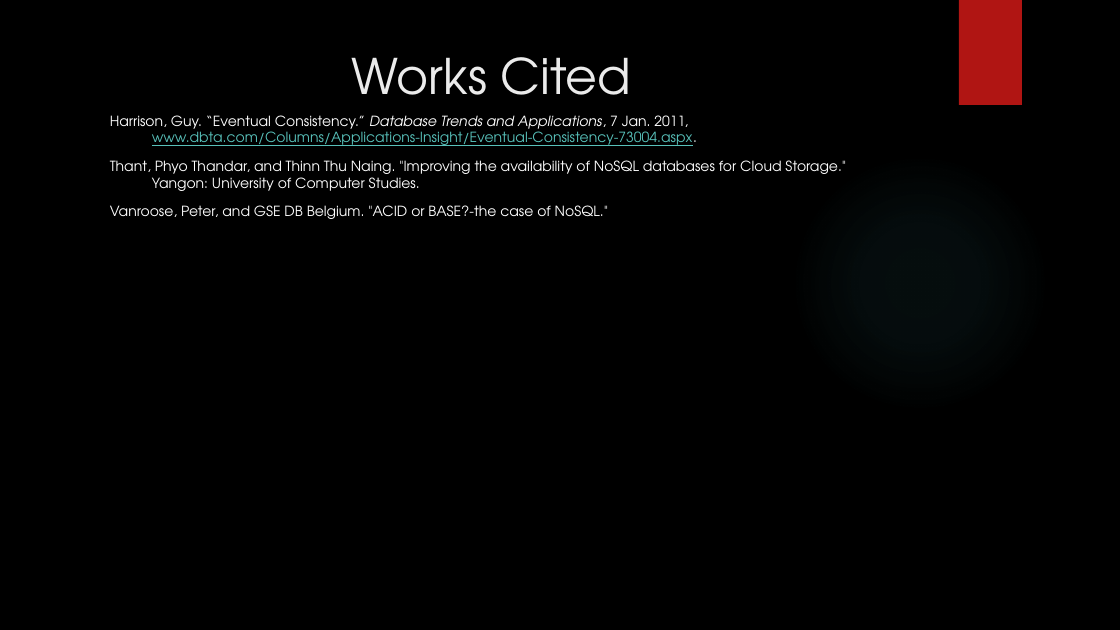
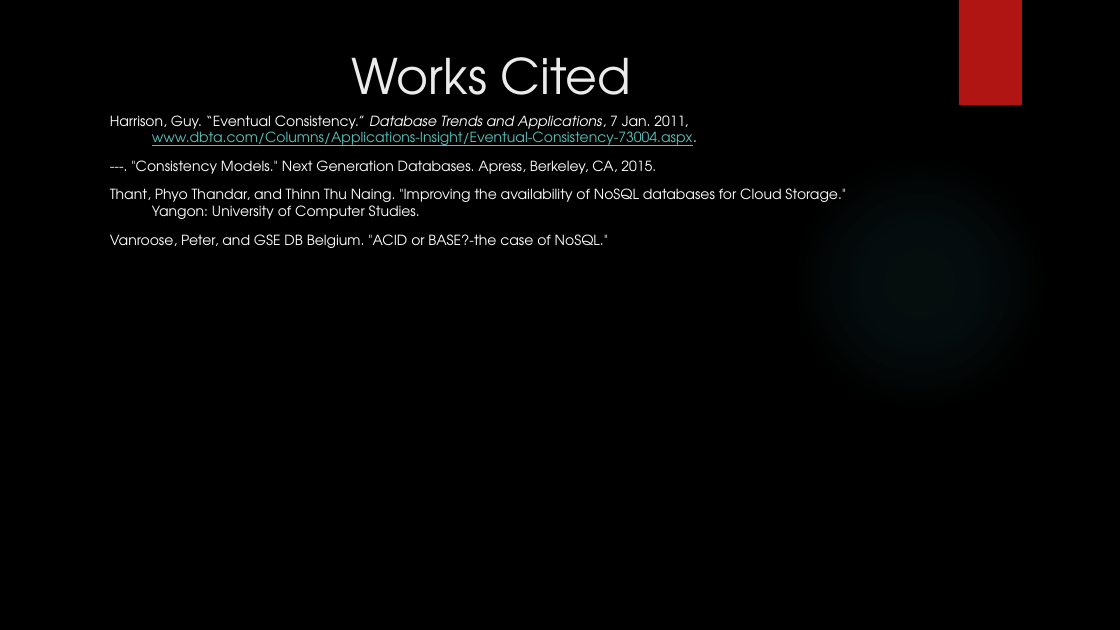
Before and after one commit to MaxWOU/cs364pptx, a slide deck: slide 7 of group6slidshow.pptx. Drawn at 1120x630 pixels with LibreOffice and Linux fonts; fonts in the diff are those of the drawing; background and template pictures are left out. Boxes give left, top, right and bottom in pixels: in the first picture for what was removed or moved away, otherwise in the second. Text is boxed around its words. In the diff, an @@ line names an element or a change of style, - is before the commit and + after.

```diff
--- a/group6slidshow.pptx
+++ b/group6slidshow.pptx
@@ text at box(131, 160, 656, 174): paragraph added @@
+---. "Consistency Models." Next Generation Databases. Apress, Berkeley, CA, 2015.
```
Also in this commit, not shown: 2 other slides changed.
